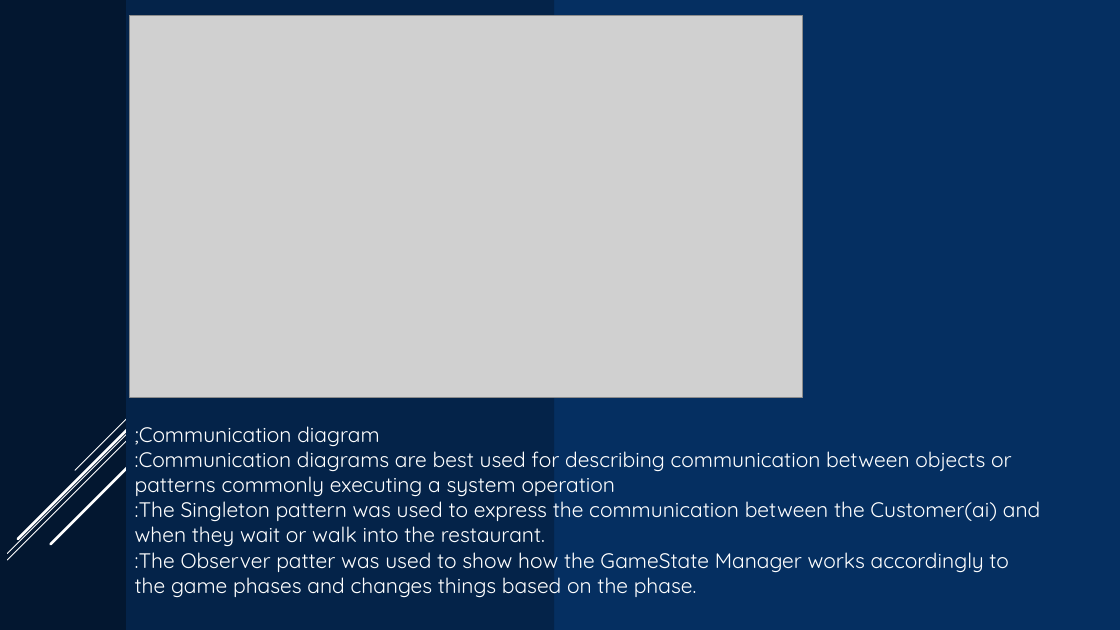
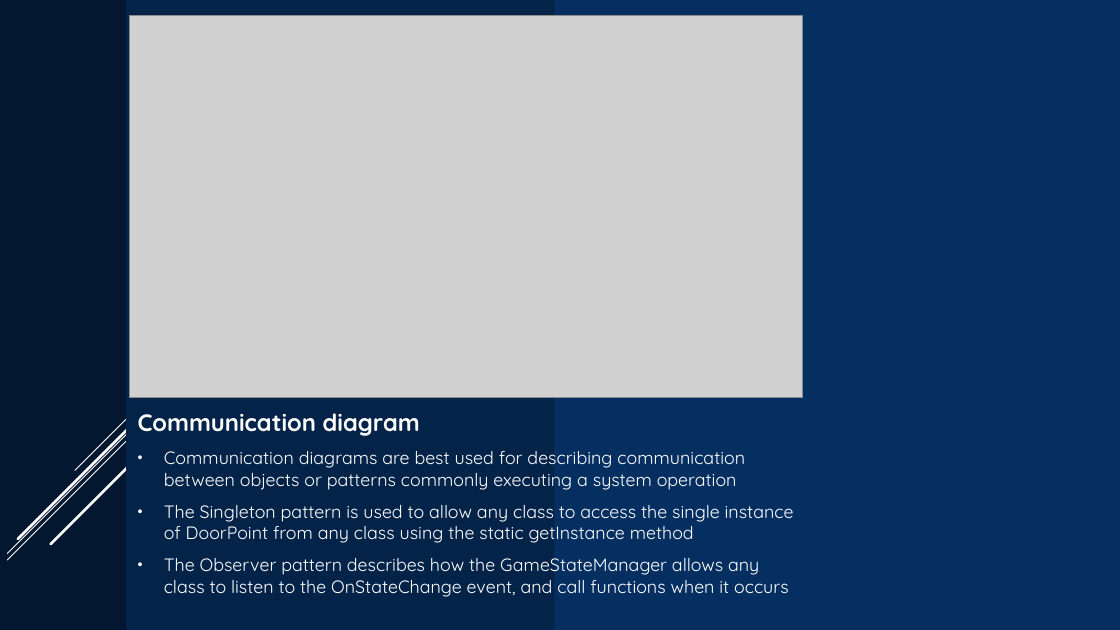
Before and after one commit to TomatechGames/Cooktastrophe, a slide deck: slide 6 of External/Documentation/Software Engineering Presentation.pptx. Drawn at 1120x630 pixels with LibreOffice and Linux fonts; fonts in the diff are those of the drawing; grey boxes stand for pictures. Boxes give left, top, right and bottom in pixels: in the first picture for what was removed or moved away, otherwise in the second. Text is boxed around its words. In the diff, an @@ line names an element or a change of style, - is before the commit and + after.

```diff
--- a/External/Documentation/Software Engineering Presentation.pptx
+++ b/External/Documentation/Software Engineering Presentation.pptx
@@ text added at <box>138,413,794,597</box>, 15.3 pt, text #FFFFFF @@
+Communication diagram
+• Communication diagrams are best used for describing communication between objects or patterns commonly executing a system operation
+• The Singleton pattern is used to allow any class to access the single instance of DoorPoint from any class using the static getInstance method
+• The Observer pattern describes how the GameStateManager allows any class to listen to the OnStateChange event, and call functions when it occurs
@@ title removed at <box>135,426,1040,598</box> @@
-;Communication diagram
-:Communication diagrams are best used for describing communication between objects or patterns commonly executing a system operation
-:The Singleton pattern was used to express the communication between the Customer(ai) and when they wait or walk into the restaurant.
-:The Observer patter was used to show how the GameState Manager works accordingly to the game phases and changes things based on the phase.
```
Also in this commit, not shown: 4 other slides changed.
